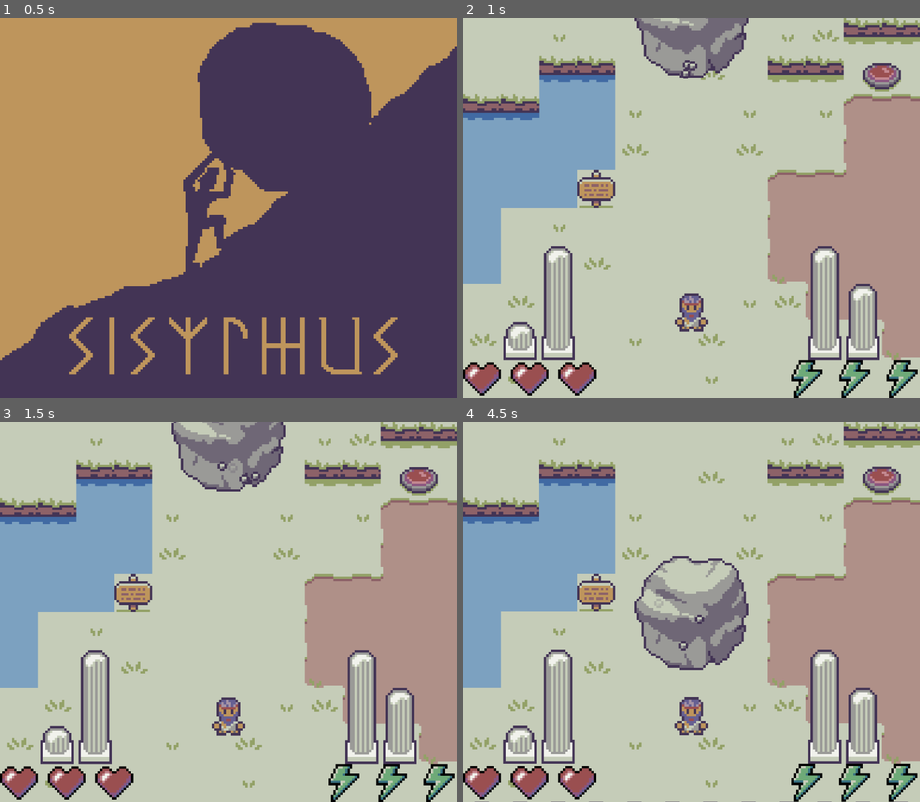
Above: before the commit, frames 1-4 (two rows, left to right).
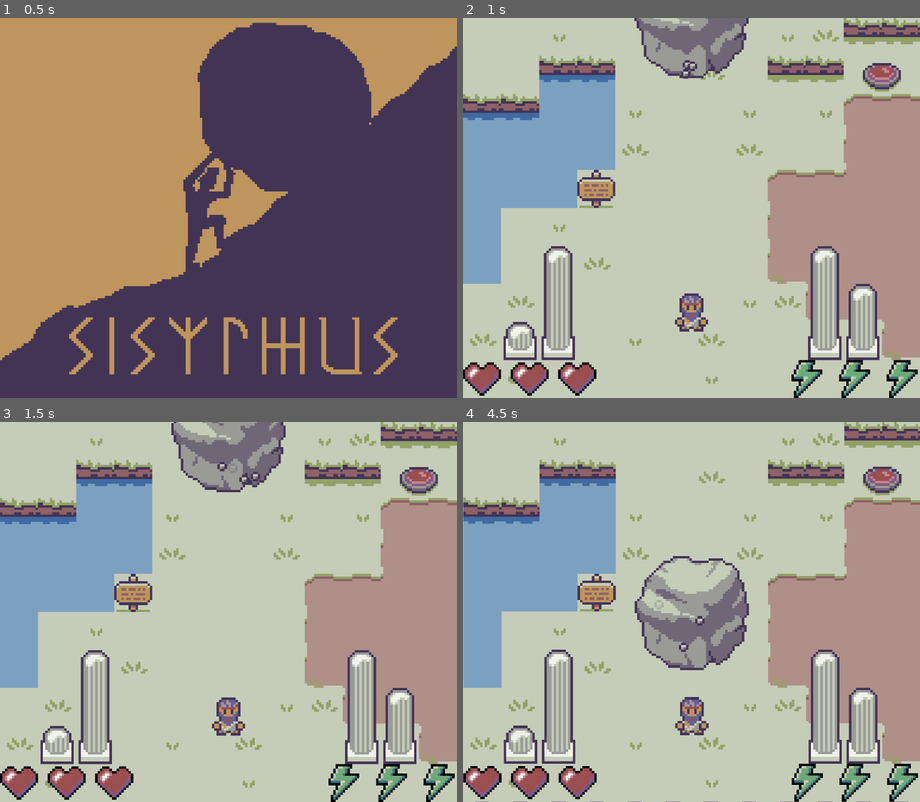
Above: after the commit, the same moments.

Repository: michasng/sisyphus
Game: Godot game, scene res://scenes/root.tscn
The game is run twice, just before and just after one commit, with the same random seed, the same clock (stepped at 60 frames per second) and the same inputs. Before the commit the project starts from res://scenes/title.tscn. Sound files missing from this copy of the repository are replaced by a short silence.
Inputs:
- Up to frame 1 (0.5 s): no input
- Up to frame 2 (1 s): tap Enter at 0.5 s; hold D (right) from 0.53 s (still down); tap Space (punch) at 0.6 s
- Up to frame 3 (1.5 s): release D (right) at 1.28 s; hold S (down) from 1.28 s (still down); tap Shift (sprint) at 1.35 s
- Up to frame 4 (4.5 s): release S (down) at 2.03 s; hold D (right) 2.03-2.78 s; tap Space (punch) at 2.1, 3.6 s; hold W (up) 2.78-3.53 s; tap Shift (sprint) at 2.85, 4.35 s; hold A (left) from 3.53 s (still down)

Frame 1 is identical in both runs. In frame 2, 0.1% of the frame differs, in the area x 38-63%, y 0-17%; in frame 3, 0.2%; in frame 4, 3.9%, in the area x 0-100%, y 0-100%.

Commit message:
Add music

Diff:
--- a/project.godot
+++ b/project.godot
@@ -11,7 +11,7 @@
 [application]
 
 config/name="Sisyphus"
-run/main_scene="uid://8o82gpbp86ea"
+run/main_scene="uid://dx6uyj26fm3tn"
 config/features=PackedStringArray("4.4", "Forward Plus")
 boot_splash/use_filter=false
 boot_splash/image="uid://dfmjy1il2dkla"
--- /dev/null
+++ b/scenes/root.tscn
@@ -0,0 +1,23 @@
+[gd_scene load_steps=5 format=3 uid="uid://dx6uyj26fm3tn"]
+
+[ext_resource type="Script" uid="uid://bfejmqhwx52fj" path="res://scripts/root.gd" id="1_lrqlo"]
+[ext_resource type="AudioStream" uid="uid://bhabc7n0nb7w5" path="res://resources/music/title.wav" id="2_lrqlo"]
+[ext_resource type="PackedScene" uid="uid://8o82gpbp86ea" path="res://scenes/title.tscn" id="3_lrqlo"]
+[ext_resource type="AudioStream" uid="uid://dexvhvflpregb" path="res://resources/music/game.wav" id="3_sqa0i"]
+
+[node name="Root" type="Node2D"]
+script = ExtResource("1_lrqlo")
+
+[node name="TitleMusic" type="AudioStreamPlayer" parent="."]
+stream = ExtResource("2_lrqlo")
+volume_db = -10.0
+autoplay = true
+
+[node name="GameMusic" type="AudioStreamPlayer" parent="."]
+stream = ExtResource("3_sqa0i")
+volume_db = -10.0
+
+[node name="Title" parent="." instance=ExtResource("3_lrqlo")]
+
+[connection signal="finished" from="TitleMusic" to="." method="_on_title_music_finished"]
+[connection signal="finished" from="GameMusic" to="." method="_on_game_music_finished"]
--- a/scenes/title.tscn
+++ b/scenes/title.tscn
@@ -31,6 +31,21 @@
 "speed": 4.0
 }]
 
+[sub_resource type="Animation" id="Animation_ia1n6"]
+length = 0.001
+tracks/0/type = "value"
+tracks/0/imported = false
+tracks/0/enabled = true
+tracks/0/path = NodePath("Label:visible")
+tracks/0/interp = 1
+tracks/0/loop_wrap = true
+tracks/0/keys = {
+"times": PackedFloat32Array(0),
+"transitions": PackedFloat32Array(1),
+"update": 1,
+"values": [false]
+}
+
 [sub_resource type="Animation" id="Animation_yql1r"]
 resource_name = "label_flash"
 length = 0.8
@@ -46,21 +61,6 @@
 "transitions": PackedFloat32Array(1, 1, 1, 1, 1),
 "update": 1,
 "values": [true, false, true, false, true]
-}
-
-[sub_resource type="Animation" id="Animation_ia1n6"]
-length = 0.001
-tracks/0/type = "value"
-tracks/0/imported = false
-tracks/0/enabled = true
-tracks/0/path = NodePath("Label:visible")
-tracks/0/interp = 1
-tracks/0/loop_wrap = true
-tracks/0/keys = {
-"times": PackedFloat32Array(0),
-"transitions": PackedFloat32Array(1),
-"update": 1,
-"values": [false]
 }
 
 [sub_resource type="AnimationLibrary" id="AnimationLibrary_hiwto"]
--- a/scripts/player.gd
+++ b/scripts/player.gd
@@ -152,7 +152,7 @@
 	health -= damage
 	if health <= 0:
 		# call_deferred, because collision objects mustn't be removed in physics frame
-		get_tree().call_deferred("reload_current_scene")
+		(get_tree().root.get_child(0) as Root).call_deferred("restart_game")
 		return
 
 	_hurt_sound_effect.resume()
--- /dev/null
+++ b/scripts/root.gd
@@ -0,0 +1,38 @@
+class_name Root
+extends Node2D
+
+@onready var title: Title = $Title
+var game: Game
+
+@onready var title_music: AudioStreamPlayer = $TitleMusic
+@onready var game_music: AudioStreamPlayer = $GameMusic
+
+
+func start_game() -> void:
+	game = _create_game()
+	title.queue_free()
+	title = null
+	add_child(game)
+
+
+func restart_game() -> void:
+	game.queue_free()
+	game = _create_game()
+	add_child(game)
+	game_music.play()
+
+
+func _create_game() -> Game:
+	var scene: PackedScene = load("res://scenes/game.tscn")
+	return scene.instantiate()
+
+
+func _on_title_music_finished() -> void:
+	if game == null:
+		title_music.play() # loop
+	else:
+		game_music.play()
+
+
+func _on_game_music_finished() -> void:
+	game_music.play() # loop
--- a/scripts/title.gd
+++ b/scripts/title.gd
@@ -4,11 +4,13 @@
 @onready var animated_sprite: AnimatedSprite2D = $AnimatedSprite2D
 @onready var animation_player: AnimationPlayer = $AnimationPlayer
 
+
 func _ready() -> void:
 	animated_sprite.play()
 	await get_tree().create_timer(3.0).timeout
 	animation_player.play("label_flash")
 
+
 func _input(event: InputEvent) -> void:
 	if event is InputEventKey or InputEventJoypadButton and event.is_pressed():
-		get_tree().change_scene_to_file("res://scenes/game.tscn")
+		(get_parent() as Root).start_game()
Not shown, added: resources/music/game.wav.import
Not shown, added: resources/music/title.wav.import
Not shown, added: scripts/root.gd.uid
Not shown, added: resources/music/beepbox.url
Not shown, added: resources/music/game.wav
Not shown, added: resources/music/title.wav
